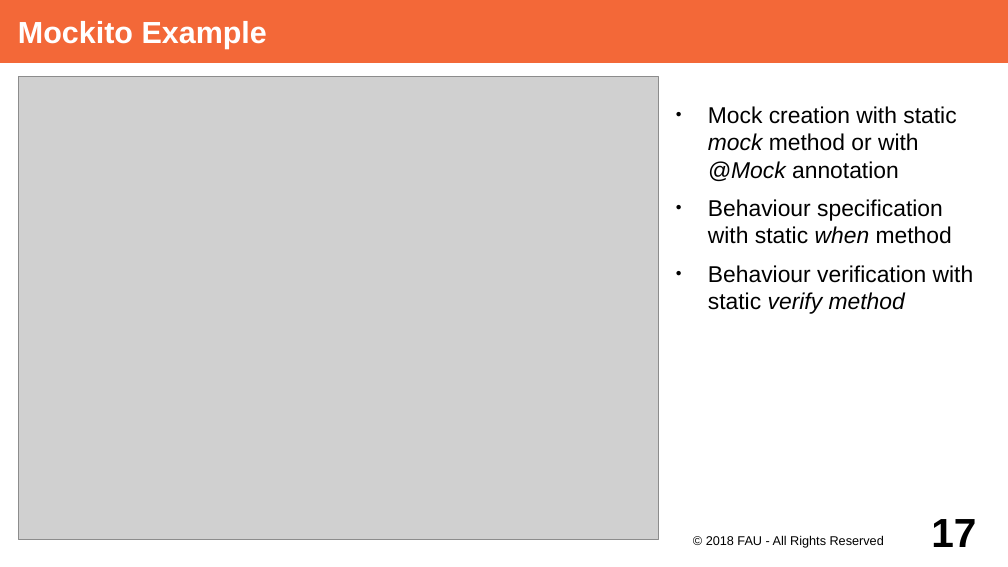
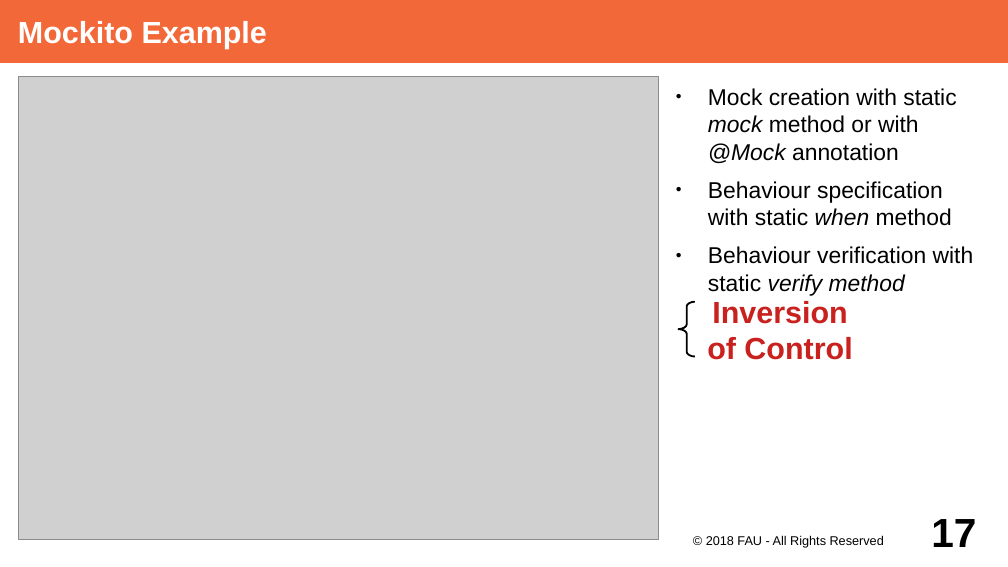
Before and after one commit to dirkriehle/adap-course, a slide deck: slide 17 of Lecture Slides/ADAP Y02- Unit Testing with JUnit.odp. Drawn at 1008x567 pixels with LibreOffice and Linux fonts; fonts in the diff are those of the drawing; grey boxes stand for pictures. Boxes give left, top, right and bottom in pixels: in the first picture for what was removed or moved away, otherwise in the second. Text is boxed around its words. In the diff, an @@ line names an element or a change of style, - is before the commit and + after.

```diff
--- a/Lecture Slides/ADAP Y02- Unit Testing with JUnit.odp
+++ b/Lecture Slides/ADAP Y02- Unit Testing with JUnit.odp
@@ text "Mock creation with static mock ...": place and size @@
-text "Mock creation with static mock ..." at [708, 106, 974, 314]
+text "Mock creation with static mock ..." at [708, 88, 974, 296]
@@ freeform shape added at [679, 302, 695, 357], outline #000000 1.45 pt @@
@@ text added at [707, 301, 852, 360], 24 pt, text #C9211E, bold @@
+Inversion of Control
```
Also in this commit, not shown: 1 other slide changed, 1 other file.
